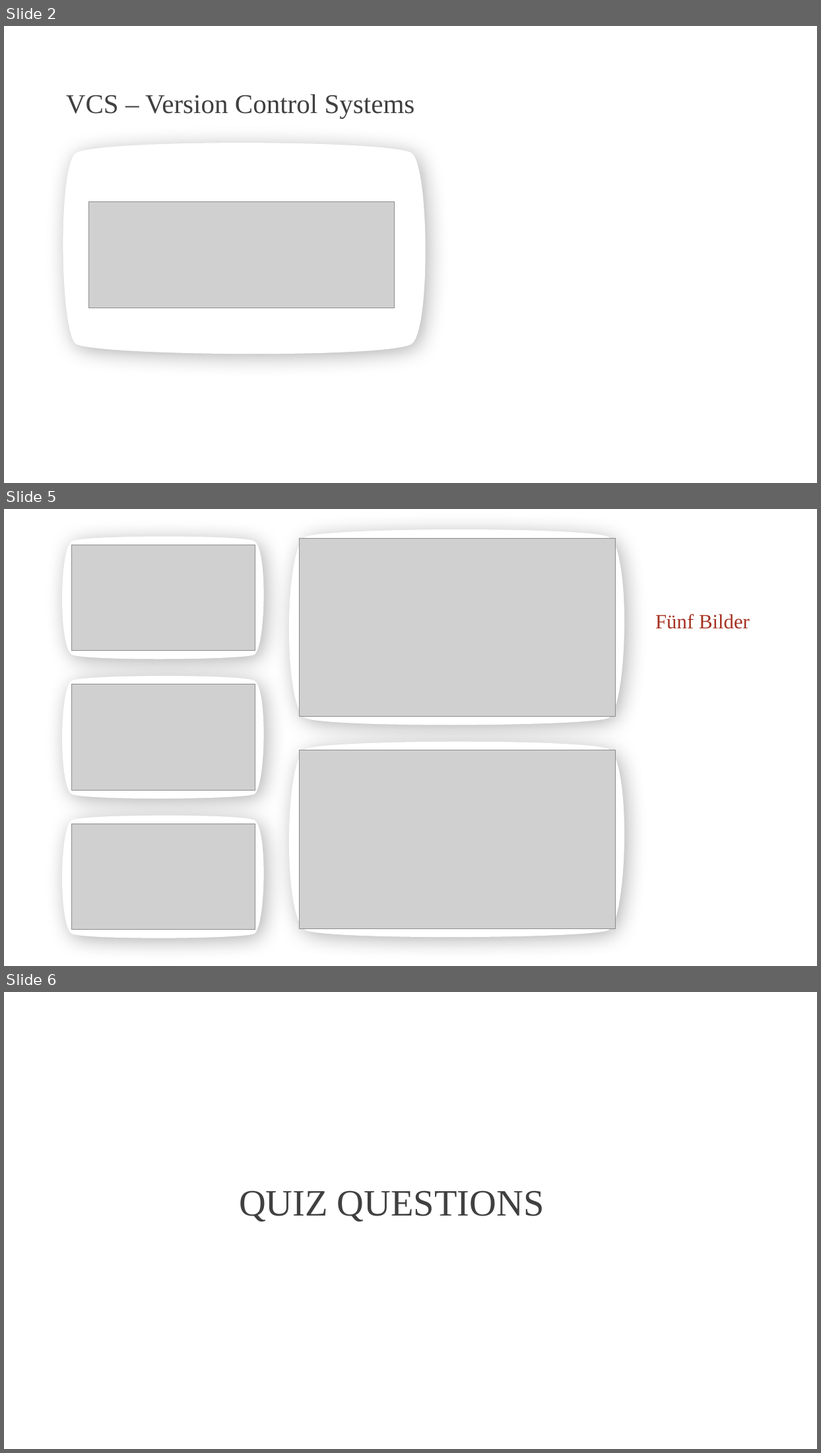
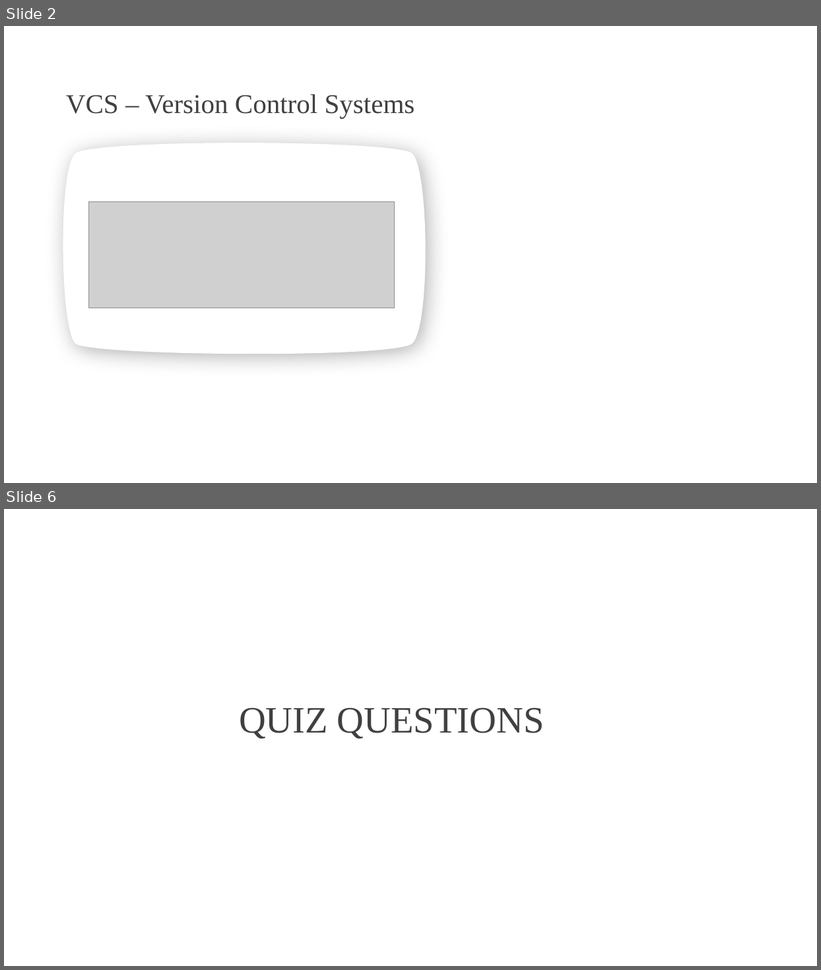
Before and after one commit to DarioStalder/INTROTeam16, a slide deck: projects/RECAP SW1 29.pptx. Shown one above the other, each under a label of ours: slides 2, 5 and 6 before the commit, slides 2 and 6 after it; the slides between them are not shown. The pictures are 821x1453 and 821x970 pixels, drawn with LibreOffice and Linux fonts; fonts in the diff are those of the drawing; grey boxes stand for pictures; background and template pictures are left out. Boxes give left, top, right and bottom in pixels: in the first picture for what was removed or moved away, otherwise in the second. Text is boxed around its words. In the diff, an @@ line names an element or a change of style, - is before the commit and + after.

```diff
--- a/projects/RECAP SW1 29.pptx
+++ b/projects/RECAP SW1 29.pptx
@@ slide 5 removed at [4,509,817,966], background picture (left out) @@
@@ freeform shape removed at [283,527,632,728] @@
@@ freeform shape removed at [58,535,268,661] @@
@@ picture removed at [72,545,255,651] @@
@@ picture removed at [299,538,616,717] @@
@@ title removed at [655,614,750,629] @@
-Fünf Bilder
@@ freeform shape removed at [58,674,268,801] @@
@@ picture removed at [72,685,255,791] @@
@@ freeform shape removed at [283,739,632,940] @@
@@ picture removed at [299,751,616,929] @@
@@ freeform shape removed at [58,814,268,940] @@
@@ picture removed at [72,824,255,931] @@
```
Also in this commit, not shown: 2 slides changed, 3 slides added, 2 other slides removed.
